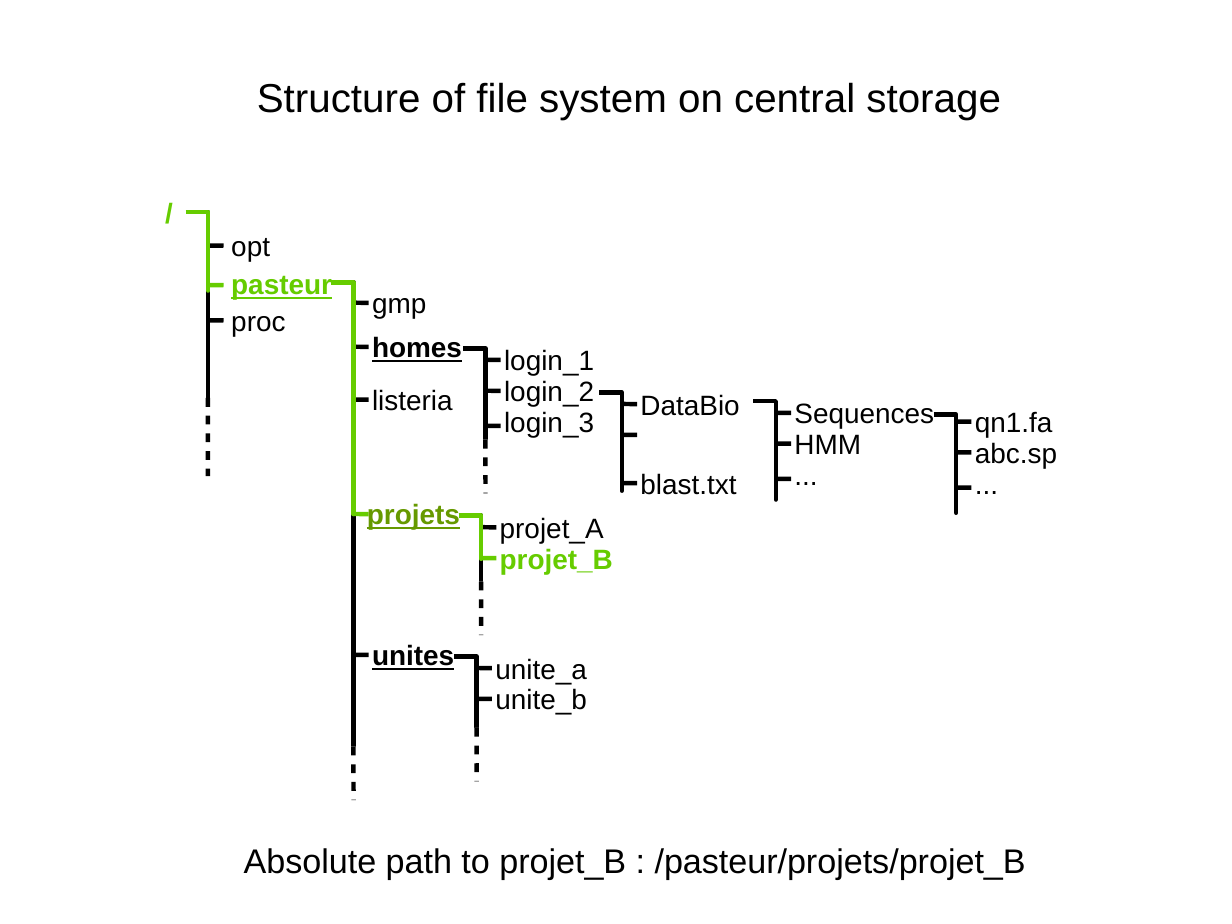
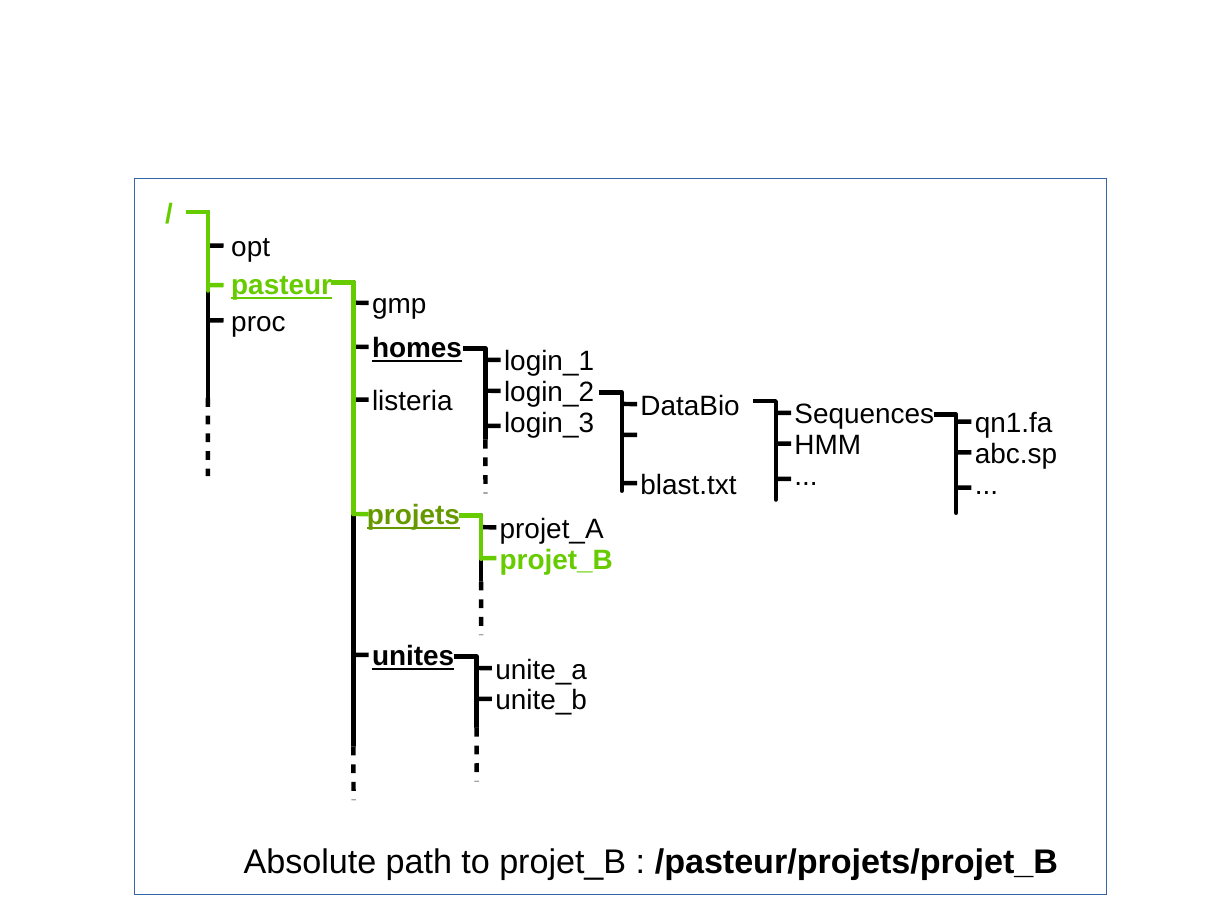
Before and after one commit to C3BI-pasteur-fr/unix-training, a slide deck: slide 7 of schemas.odp (slide 4 before the commit). Drawn at 1232x924 pixels with LibreOffice and Linux fonts; fonts in the diff are those of the drawing. Boxes give left, top, right and bottom in pixels: in the first picture for what was removed or moved away, otherwise in the second. Text is boxed around its words. In the diff, an @@ line names an element or a change of style, - is before the commit and + after.

```diff
--- a/schemas.odp
+++ b/schemas.odp
@@ text removed at box(257, 82, 1001, 120) @@
-Structure of file system on central storage
@@ rectangle added at box(134, 179, 1107, 894), outline #3465A4 0 pt @@
@@ text "Absolute path to projet_B : ..." at box(244, 848, 1058, 879): bold on in "/pasteur/projets/projet_B" @@
```
Also in this commit, not shown: 5 other slides changed, 4 slides added, 4 other files.
